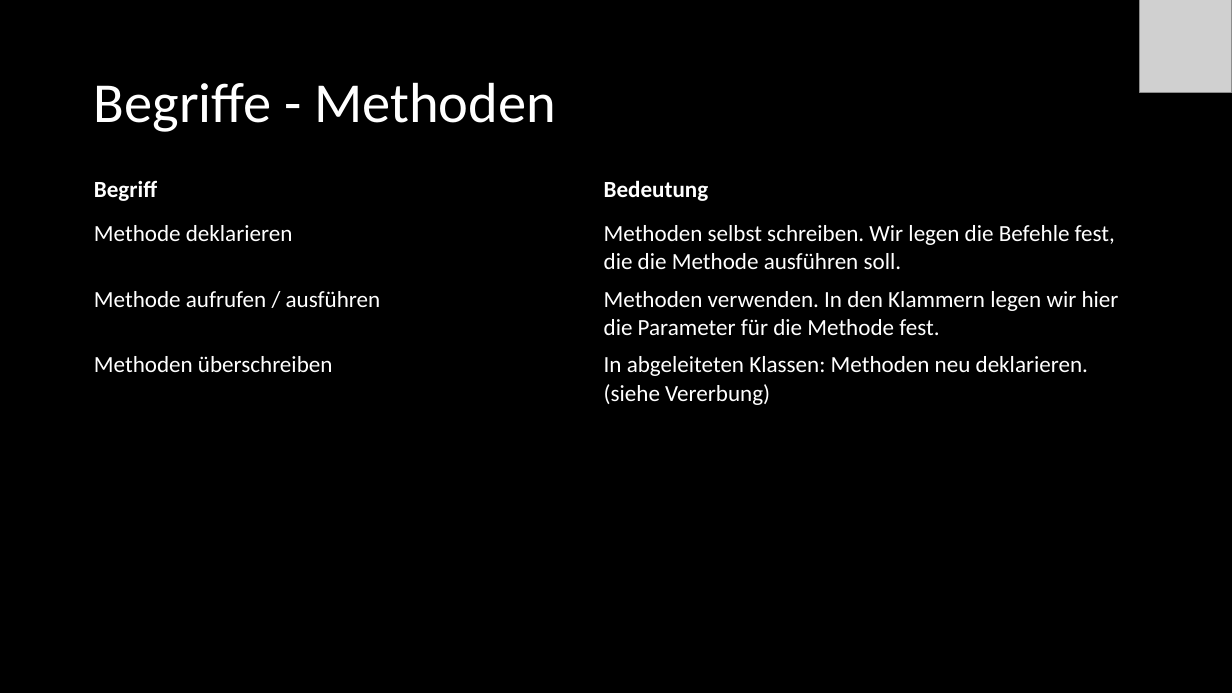
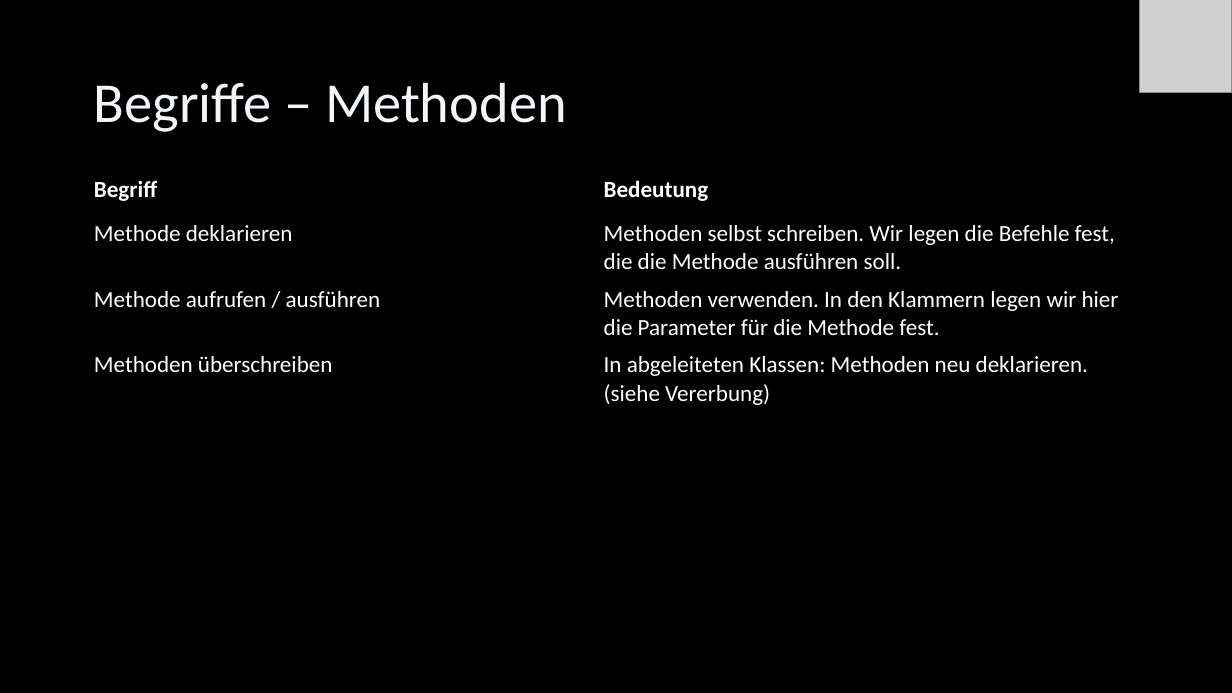
Before and after one commit to Cactusroot/Java, a slide deck: slide 23 of src/Java.pptx. Drawn at 1232x693 pixels with LibreOffice and Linux fonts; fonts in the diff are those of the drawing; grey boxes stand for pictures. Boxes give left, top, right and bottom in pixels: in the first picture for what was removed or moved away, otherwise in the second. Text is boxed around its words. In the diff, an @@ line names an element or a change of style, - is before the commit and + after.

```diff
--- a/src/Java.pptx
+++ b/src/Java.pptx
@@ title at [94,82,567,132]: text changed; text colour #FFFFFF to #F2F5FA @@
-Begriffe - Methoden
+Begriffe – Methoden
```
Also in this commit, not shown: 75 other slides changed, 3 slides added, 1 slide removed.
